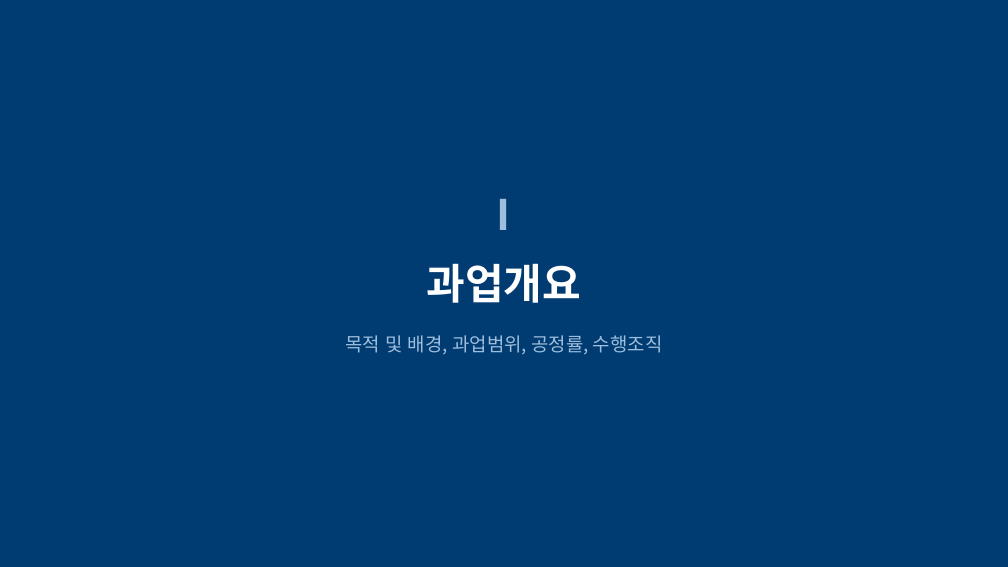
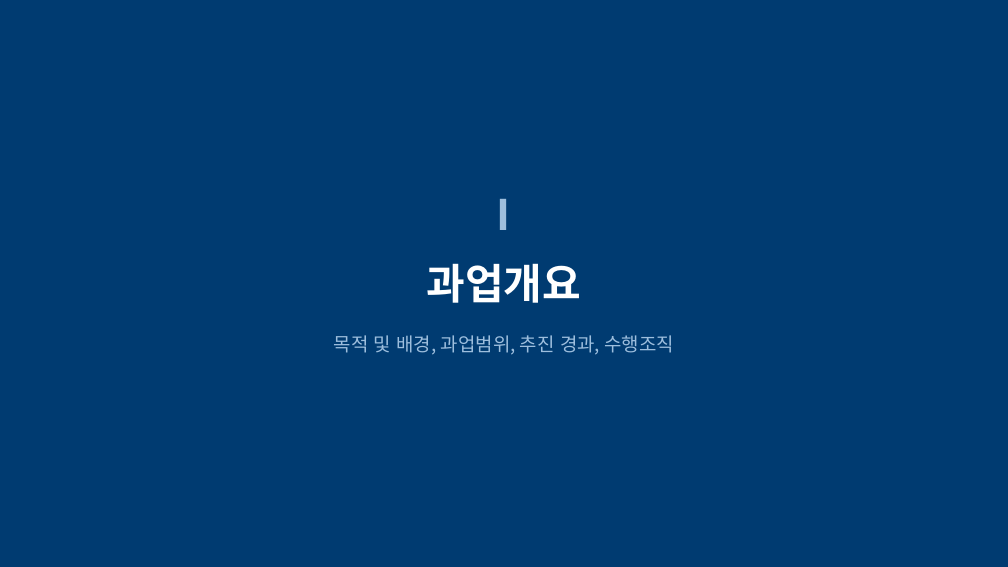
Before and after one commit to mkm1119/KGRAG-LLM, a slide deck: slide 3 of project_khnp/2026.12.09_최종보고회_발표자료_템플릿.pptx. Drawn at 1008x567 pixels with LibreOffice and Linux fonts; fonts in the diff are those of the drawing. Boxes give left, top, right and bottom in pixels: in the first picture for what was removed or moved away, otherwise in the second. Text is boxed around its words. In the diff, an @@ line names an element or a change of style, - is before the commit and + after.

```diff
--- a/project_khnp/2026.12.09_최종보고회_발표자료_템플릿.pptx
+++ b/project_khnp/2026.12.09_최종보고회_발표자료_템플릿.pptx
@@ text at (x1=334, y1=335, x2=674, y2=355): text changed @@
-목적 및 배경, 과업범위, 공정률, 수행조직
+목적 및 배경, 과업범위, 추진 경과, 수행조직
```
Also in this commit, not shown: 10 other slides changed, 1 slide added, 1 other file.
